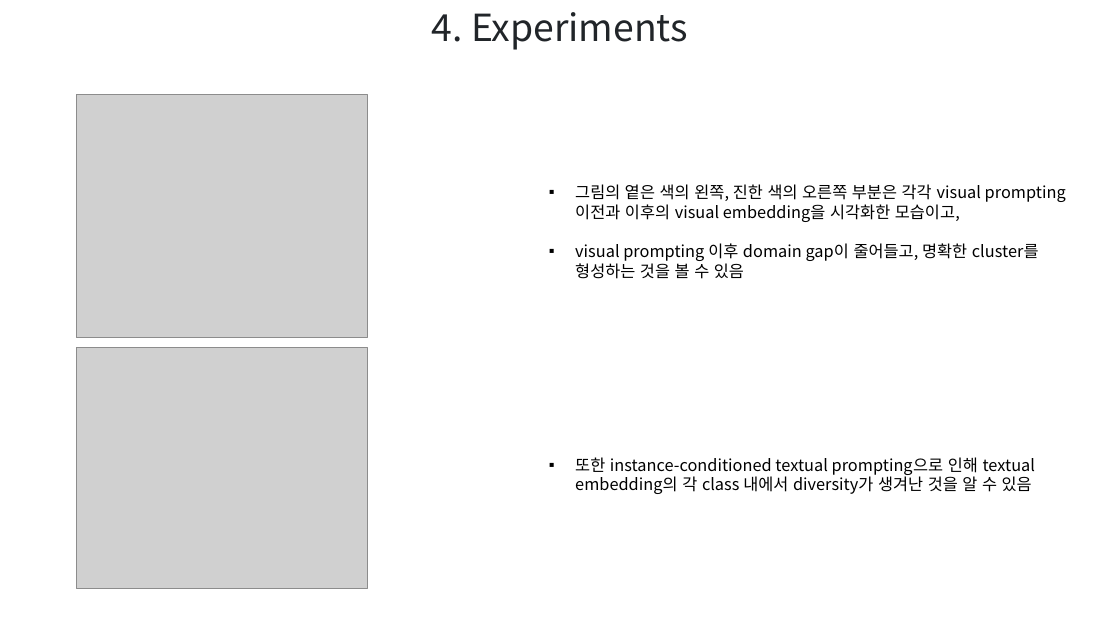
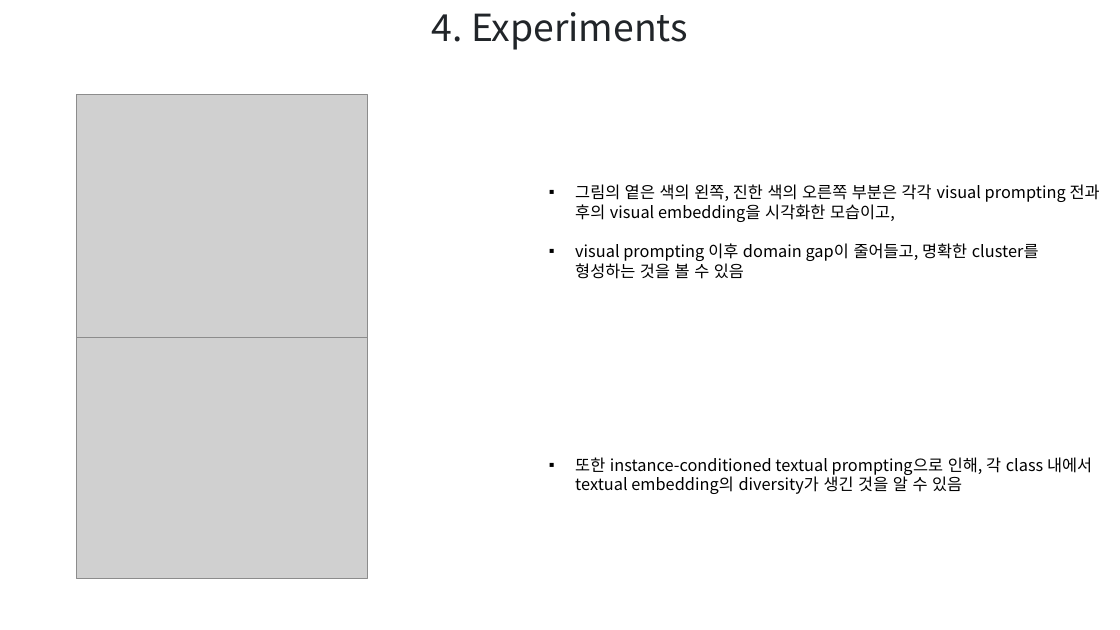
Before and after one commit to hbcho03/cvpr, a slide deck: slide 15 of CVPR/논문/DAMP PPT.pptx. Drawn at 1120x630 pixels with LibreOffice and Linux fonts; fonts in the diff are those of the drawing; grey boxes stand for pictures. Boxes give left, top, right and bottom in pixels: in the first picture for what was removed or moved away, otherwise in the second. Text is boxed around its words. In the diff, an @@ line names an element or a change of style, - is before the commit and + after.

```diff
--- a/CVPR/논문/DAMP PPT.pptx
+++ b/CVPR/논문/DAMP PPT.pptx
@@ text at (x1=575, y1=184, x2=1100, y2=222): text changed @@
-▪ 그림의 옅은 색의 왼쪽, 진한 색의 오른쪽 부분은 각각 visual prompting 이전과 이후의 visual embedding을 시각화한 모습이고,
+▪ 그림의 옅은 색의 왼쪽, 진한 색의 오른쪽 부분은 각각 visual prompting 전과 후의 visual embedding을 시각화한 모습이고,
@@ picture moved from (x1=76, y1=348, x2=367, y2=589) to (x1=76, y1=338, x2=367, y2=579) @@
@@ text at (x1=575, y1=457, x2=1092, y2=494): text changed @@
-▪ 또한 instance-conditioned textual prompting으로 인해 textual embedding의 각 class 내에서 diversity가 생겨난 것을 알 수 있음
+▪ 또한 instance-conditioned textual prompting으로 인해, 각 class 내에서 textual embedding의 diversity가 생긴 것을 알 수 있음
```
Also in this commit, not shown: 8 other slides changed, 3 slides added, 1 other file.
